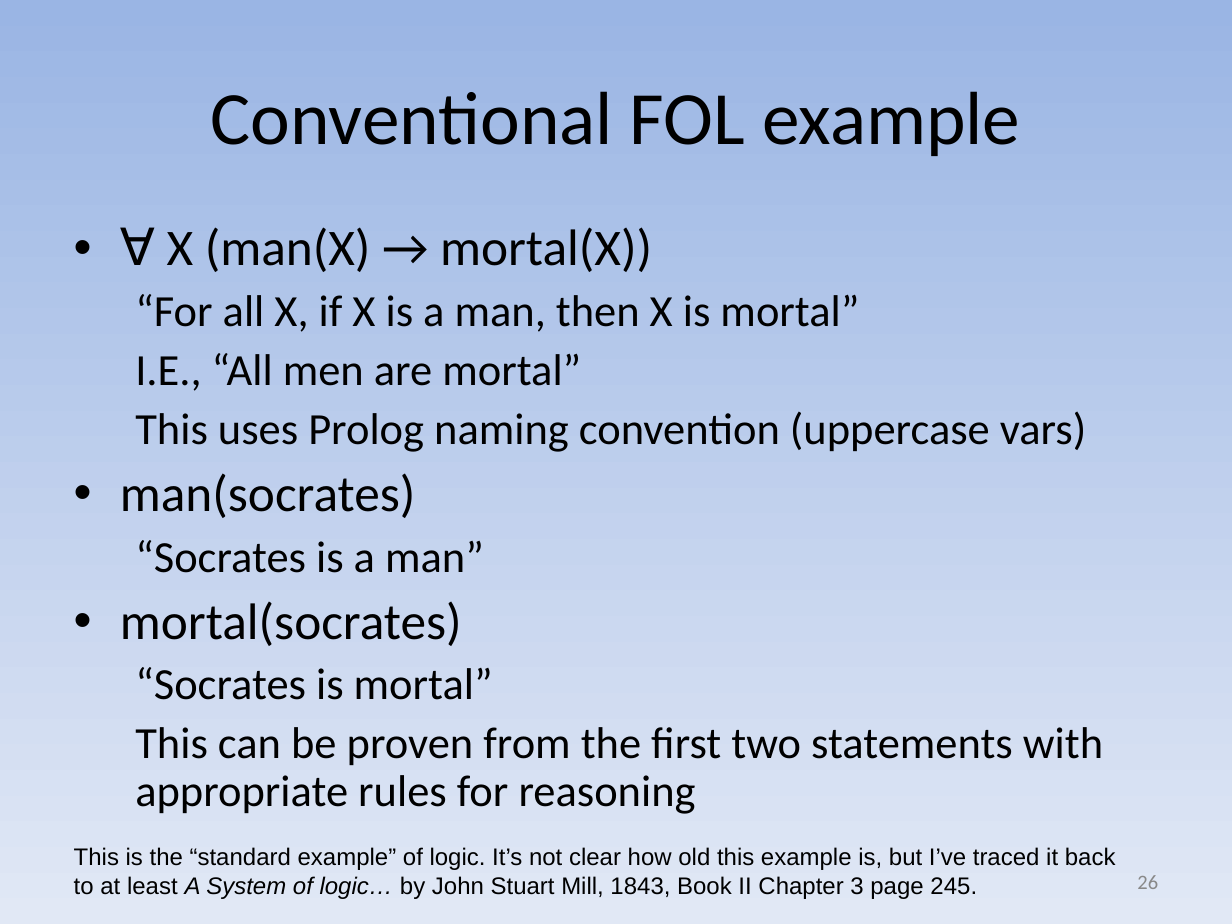
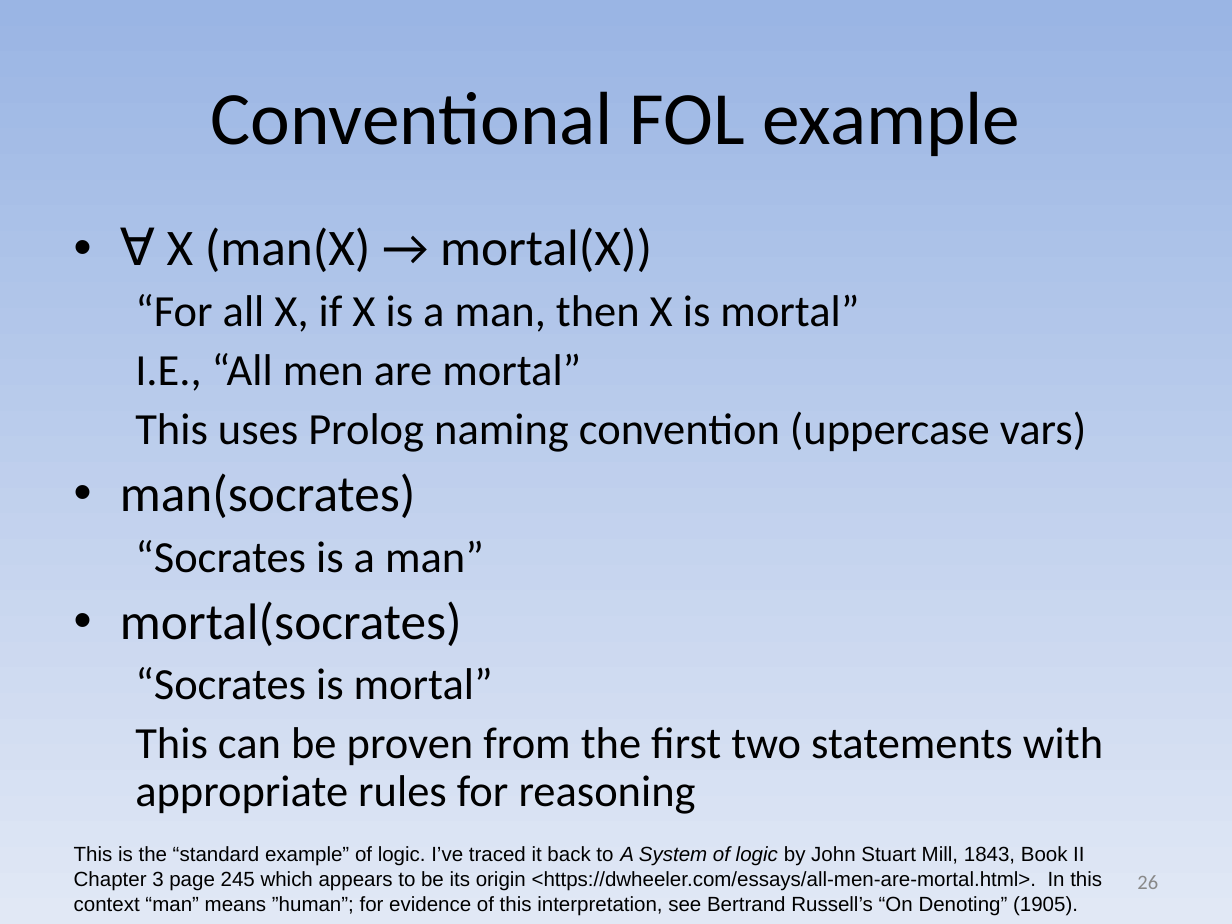
Before and after one commit to david-a-wheeler/david-a-wheeler.github.io, a slide deck: slide 26 of secure-class/presentations/Secure-Software-10-Formal-Methods.ppt. Drawn at 1232x924 pixels with LibreOffice and Linux fonts; fonts in the diff are those of the drawing. Boxes give left, top, right and bottom in pixels: in the first picture for what was removed or moved away, otherwise in the second. Text is boxed around its words. In the diff, an @@ line names an element or a change of style, - is before the commit and + after.

```diff
--- a/secure-class/presentations/Secure-Software-10-Formal-Methods.ppt
+++ b/secure-class/presentations/Secure-Software-10-Formal-Methods.ppt
@@ text at (74, 846, 1102, 916): text changed; size 14 to 12 pt @@
-This is the “standard example” of logic. It’s not clear how old this example is, but I’ve traced it back to at least A System of logic… by John Stuart Mill, 1843, Book II Chapter 3 page 245.
+This is the “standard example” of logic. I’ve traced it back to A System of logic by John Stuart Mill, 1843, Book II Chapter 3 page 245 which appears to be its origin <https://dwheeler.com/essays/all-men-are-mortal.html>. In this context “man” means ”human”; for evidence of this interpretation, see Bertrand Russell’s “On Denoting” (1905).
```
Also in this commit, not shown: 1 other slide changed.
